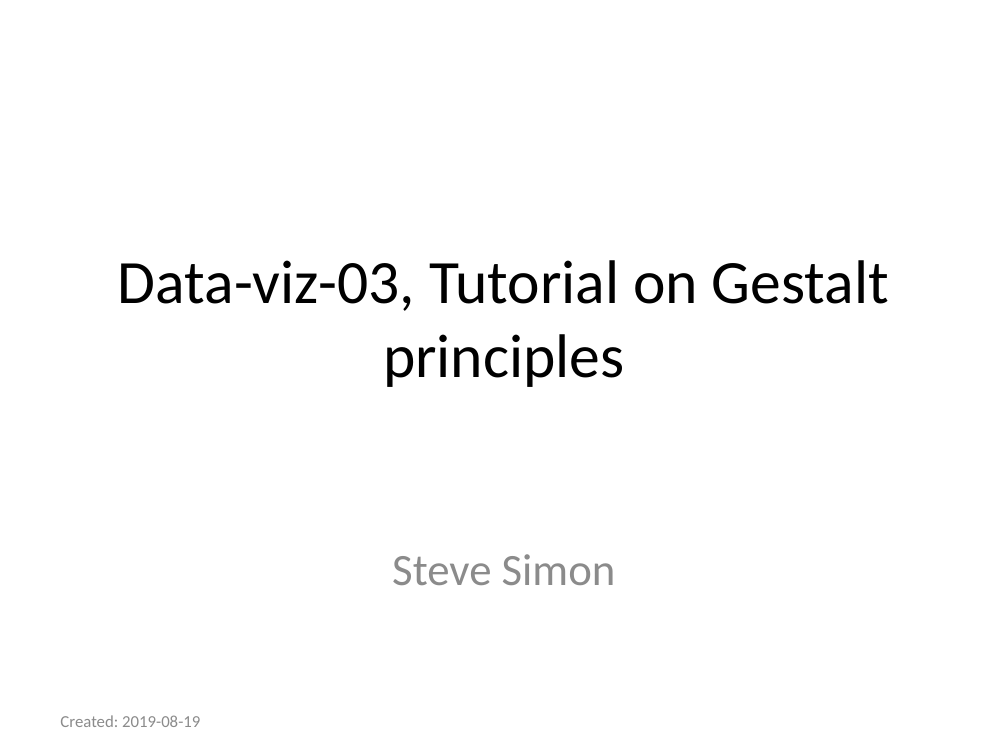
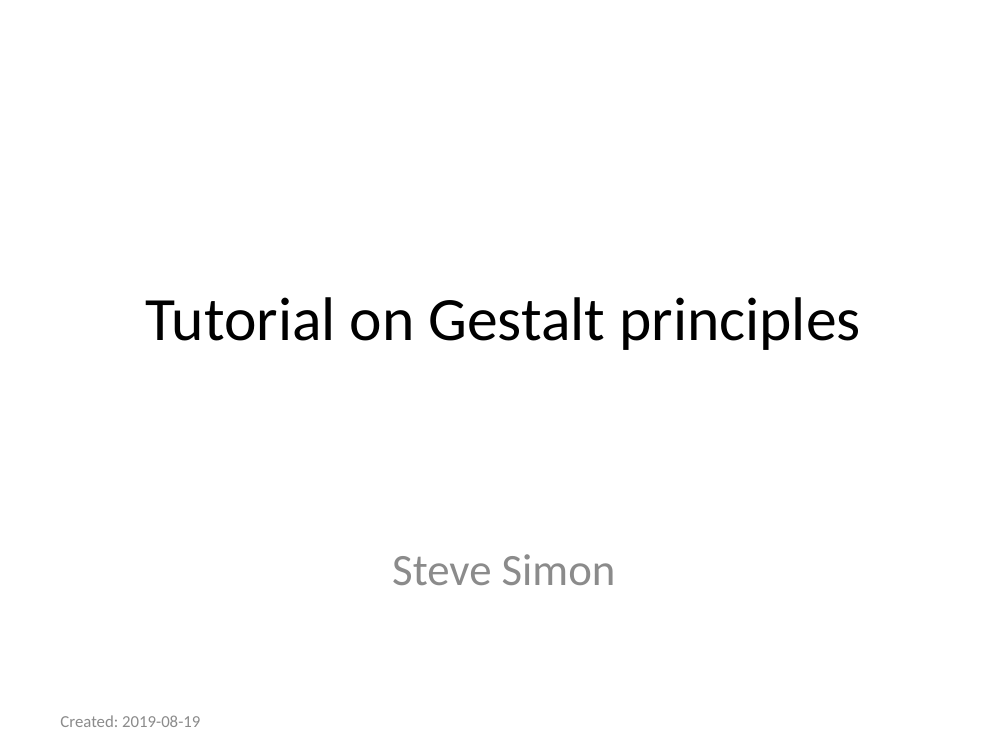
Before and after one commit to pmean/data-visualization, a slide deck: slide 1 of data-viz-03/component/tutorial-gestalt.pptx. Drawn at 1008x756 pixels with LibreOffice and Linux fonts; fonts in the diff are those of the drawing. Boxes give left, top, right and bottom in pixels: in the first picture for what was removed or moved away, otherwise in the second. Text is boxed around its words. In the diff, an @@ line names an element or a change of style, - is before the commit and + after.

```diff
--- a/data-viz-03/component/tutorial-gestalt.pptx
+++ b/data-viz-03/component/tutorial-gestalt.pptx
@@ title at bbox=[146, 297, 860, 350]: text changed @@
-Data-viz-03, Tutorial on Gestalt principles
+Tutorial on Gestalt principles
```
Also in this commit, not shown: 4 other slides changed, 7 slides added, 6 slides removed, 16 other files.
